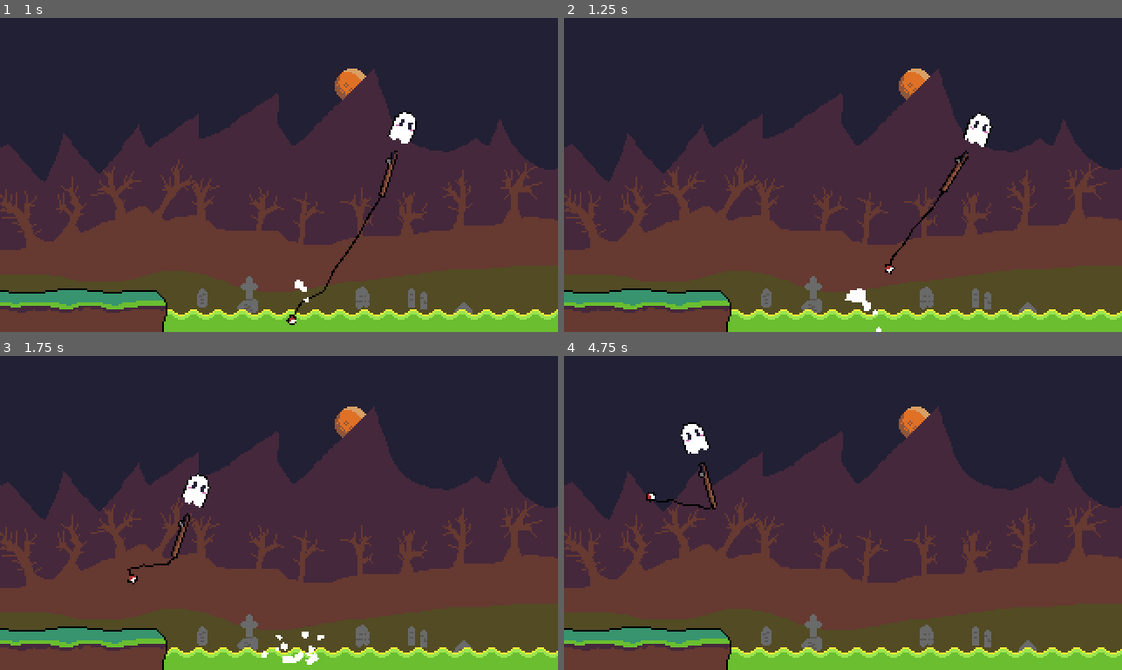
Above: before the commit, frames 1-4 (two rows, left to right).
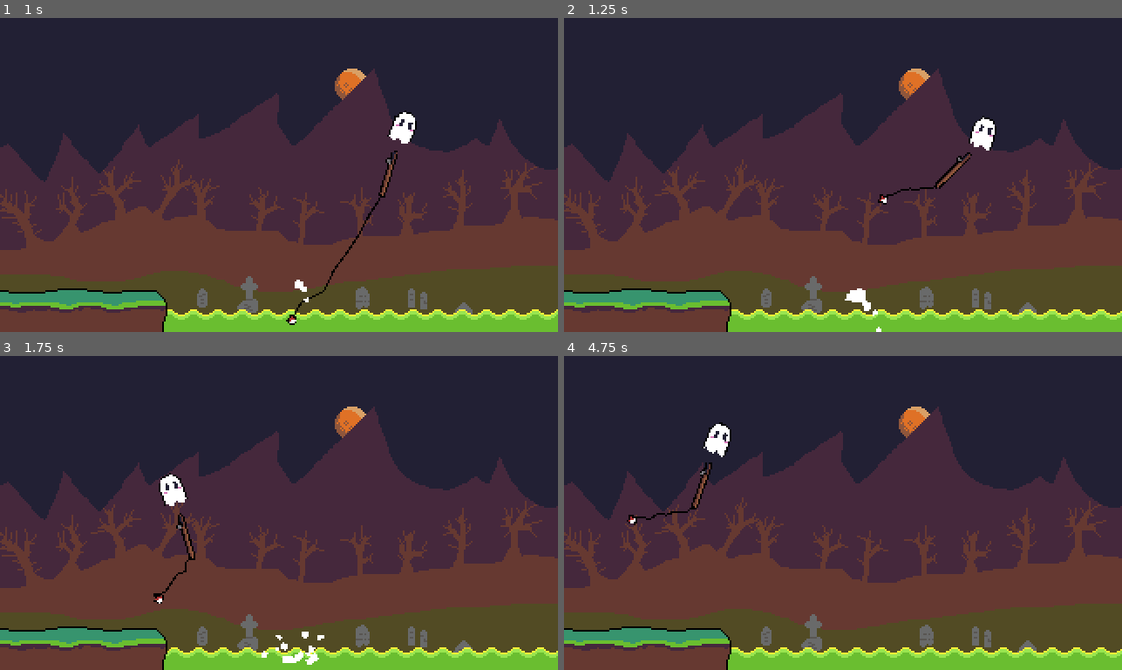
Above: after the commit, the same moments.

Repository: thomz12/LD58
Game: Godot game, scene res://scenes/main.tscn
Two runs of this game, one before a commit and one after it. Both use one fixed random seed, a clock stepped at 60 frames per second and the inputs below.
Inputs (mouse positions are in pixels of both pictures, inside the frame that each line leads up to):
- Up to frame 1 (1 s): move the mouse to (401, 159) at 0.52 s
- Up to frame 2 (1.25 s): no input
- Up to frame 3 (1.75 s): move the mouse to (167, 528) at 1.27 s
- Up to frame 4 (4.75 s): move the mouse to (898, 443) at 2.02 s; move the mouse to (815, 575) at 2.77 s; move the mouse to (1010, 560) at 3.52 s; move the mouse to (675, 465) at 4.27 s

Frame 1 is identical in both runs. In frame 2, 0.8% of the frame differs, in the area x 56-78%, y 30-82%; in frame 3, 1.2%, in the area x 22-38%, y 37-79%; in frame 4, 1.2%.

Commit message:
float launch

Diff:
--- a/ld-58/scripts/float.gd
+++ b/ld-58/scripts/float.gd
@@ -26,6 +26,8 @@
 
 var hooked_total_time = 0.0
 
+var launch = false
+
 func _ready() -> void:
 	connect("body_entered", Callable(self, "_on_body_entered"))
 	initial_mass = mass
@@ -53,6 +55,7 @@
 
 				play_audio(sfx_come_up)
 			else:
+				launch = true
 				play_audio(sfx_no_catch)
 
 		else:
@@ -101,6 +104,10 @@
 		else:
 			float_sprite.offset = Vector2(0, 3).rotated(-float_sprite.global_rotation) * sin(hooked_total_time * 8)
 
+	if launch:
+		launch = false
+		apply_impulse(Vector2(0, -50))
+
 
 
 func _on_body_entered(body):
Not shown: 1 places in ld-58/resources/fish_types/ghost_shrimp.tres that only renumber resources
